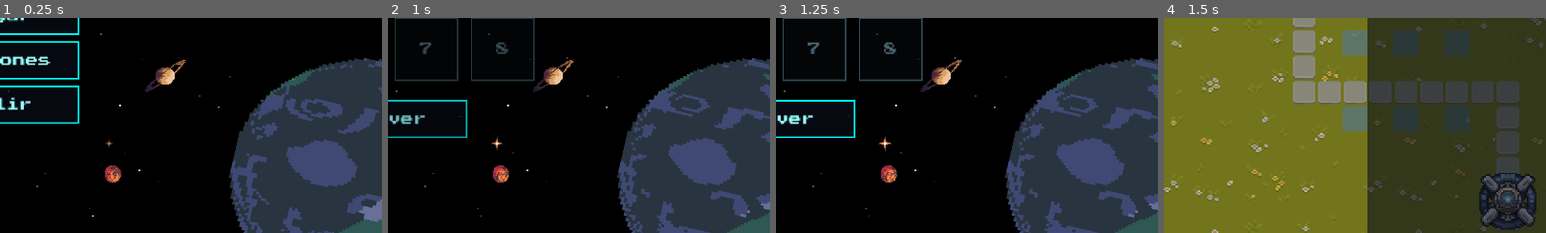
Above: before the commit, frames 1-4 (left to right).
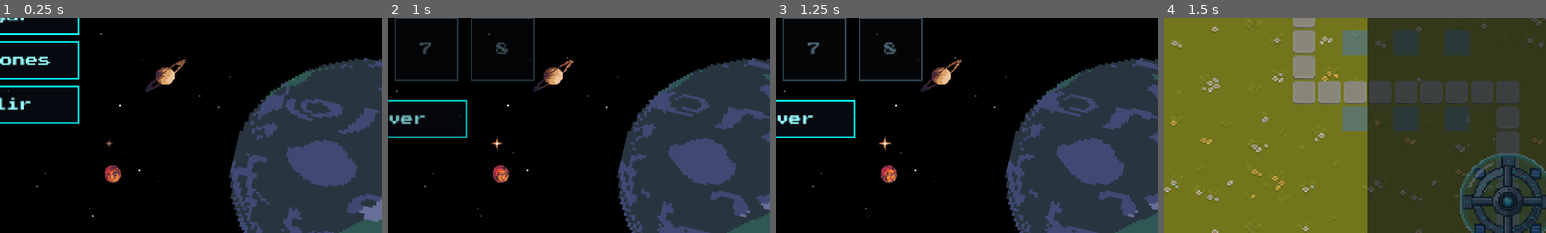
Above: after the commit, the same moments.

Repository: D4MC04/proyecto_dam2b
Game: Godot game, scene res://scenes/MainMenu.tscn
Two runs of this game, one before a commit and one after it. Both use one fixed random seed, a clock stepped at 60 frames per second and the inputs below.
Inputs:
- Up to frame 1 (0.25 s): no input
- Up to frame 2 (1 s): click "Jugar" at 0.5 s
- Up to frame 3 (1.25 s): no input
- Up to frame 4 (1.5 s): click "1" at 1.25 s
The pictures show only the part of the screen within x 50-100%, y 50-100%; the shares and areas given below are measured in that part.

Frames 1-3 are identical in both runs. In frame 4, 4.8% of the frame differs, in the area x 77-100%, y 62-100%.

Commit message:
Pone la estación con escudo en los mapas de main
Co-Authored-By: Claude Opus 5.5 <noreply@anthropic.com>

Diff:
--- a/scenes/maps/Map1.tscn
+++ b/scenes/maps/Map1.tscn
@@ -3,7 +3,7 @@
 [ext_resource type="Script" uid="uid://cm121ykhp0hl0" path="res://scripts/Map.gd" id="1_4oiqb"]
 [ext_resource type="TileSet" uid="uid://du11y2104lqxj" path="res://resources/tile_sets/tileset.tres" id="2_1lhmh"]
 [ext_resource type="TileSet" uid="uid://bxqhxqo4qdtij" path="res://assets/tile_sets/logic_tileset.tres" id="3_80220"]
-[ext_resource type="Texture2D" uid="uid://cj51ia6vifxbt" path="res://assets/sprites/base/space_station.png" id="4_1lhmh"]
+[ext_resource type="PackedScene" path="res://scenes/SpaceStation.tscn" id="4_1lhmh"]
 
 [sub_resource type="Curve2D" id="Curve2D_o7r77"]
 _data = {
@@ -28,6 +28,5 @@
 [node name="Path2D" type="Path2D" parent="Paths" unique_id=1996186307]
 curve = SubResource("Curve2D_o7r77")
 
-[node name="SpaceStation" type="Sprite2D" parent="." unique_id=564975019]
+[node name="SpaceStation" parent="." unique_id=564975019 instance=ExtResource("4_1lhmh")]
 position = Vector2(456, 252)
-texture = ExtResource("4_1lhmh")
--- a/scenes/maps/Map2.tscn
+++ b/scenes/maps/Map2.tscn
@@ -3,7 +3,7 @@
 [ext_resource type="Script" uid="uid://cm121ykhp0hl0" path="res://scripts/Map.gd" id="1_0jhp6"]
 [ext_resource type="TileSet" uid="uid://du11y2104lqxj" path="res://resources/tile_sets/tileset.tres" id="2_mmi5e"]
 [ext_resource type="TileSet" uid="uid://bxqhxqo4qdtij" path="res://assets/tile_sets/logic_tileset.tres" id="3_7msvs"]
-[ext_resource type="Texture2D" uid="uid://cj51ia6vifxbt" path="res://assets/sprites/base/space_station.png" id="4_mmi5e"]
+[ext_resource type="PackedScene" path="res://scenes/SpaceStation.tscn" id="4_mmi5e"]
 
 [sub_resource type="Curve2D" id="Curve2D_o7r77"]
 _data = {
@@ -28,6 +28,5 @@
 [node name="Path2D" type="Path2D" parent="Paths" unique_id=1996186307]
 curve = SubResource("Curve2D_o7r77")
 
-[node name="SpaceStation" type="Sprite2D" parent="." unique_id=677178950]
+[node name="SpaceStation" parent="." unique_id=677178950 instance=ExtResource("4_mmi5e")]
 position = Vector2(456, 19)
-texture = ExtResource("4_mmi5e")
--- a/scenes/maps/Map3.tscn
+++ b/scenes/maps/Map3.tscn
@@ -3,7 +3,7 @@
 [ext_resource type="Script" uid="uid://cm121ykhp0hl0" path="res://scripts/Map.gd" id="1_wo1n0"]
 [ext_resource type="TileSet" uid="uid://du11y2104lqxj" path="res://resources/tile_sets/tileset.tres" id="2_t8hmn"]
 [ext_resource type="TileSet" uid="uid://bxqhxqo4qdtij" path="res://assets/tile_sets/logic_tileset.tres" id="3_oakra"]
-[ext_resource type="Texture2D" uid="uid://cj51ia6vifxbt" path="res://assets/sprites/base/space_station.png" id="4_t8hmn"]
+[ext_resource type="PackedScene" path="res://scenes/SpaceStation.tscn" id="4_t8hmn"]
 
 [sub_resource type="Curve2D" id="Curve2D_o7r77"]
 _data = {
@@ -28,6 +28,5 @@
 [node name="Path2D" type="Path2D" parent="Paths" unique_id=1996186307]
 curve = SubResource("Curve2D_o7r77")
 
-[node name="SpaceStation" type="Sprite2D" parent="Paths" unique_id=2076457852]
+[node name="SpaceStation" parent="." unique_id=2076457852 instance=ExtResource("4_t8hmn")]
 position = Vector2(19, 24)
-texture = ExtResource("4_t8hmn")
--- a/scenes/maps/Map4.tscn
+++ b/scenes/maps/Map4.tscn
@@ -3,7 +3,7 @@
 [ext_resource type="Script" uid="uid://cm121ykhp0hl0" path="res://scripts/Map.gd" id="1_aooda"]
 [ext_resource type="TileSet" uid="uid://du11y2104lqxj" path="res://resources/tile_sets/tileset.tres" id="2_is7fw"]
 [ext_resource type="TileSet" uid="uid://bxqhxqo4qdtij" path="res://assets/tile_sets/logic_tileset.tres" id="3_m04ee"]
-[ext_resource type="Texture2D" uid="uid://cj51ia6vifxbt" path="res://assets/sprites/base/space_station.png" id="4_is7fw"]
+[ext_resource type="PackedScene" path="res://scenes/SpaceStation.tscn" id="4_is7fw"]
 
 [sub_resource type="Curve2D" id="Curve2D_o7r77"]
 _data = {
@@ -37,6 +37,5 @@
 [node name="Path2D2" type="Path2D" parent="Paths" unique_id=415031522]
 curve = SubResource("Curve2D_is7fw")
 
-[node name="SpaceStation" type="Sprite2D" parent="Paths" unique_id=320233137]
+[node name="SpaceStation" parent="." unique_id=320233137 instance=ExtResource("4_is7fw")]
 position = Vector2(24, 253)
-texture = ExtResource("4_is7fw")
--- a/scenes/maps/Map5.tscn
+++ b/scenes/maps/Map5.tscn
@@ -3,7 +3,7 @@
 [ext_resource type="Script" uid="uid://cm121ykhp0hl0" path="res://scripts/Map.gd" id="1_tlydi"]
 [ext_resource type="TileSet" uid="uid://du11y2104lqxj" path="res://resources/tile_sets/tileset.tres" id="2_0hmiq"]
 [ext_resource type="TileSet" uid="uid://bxqhxqo4qdtij" path="res://assets/tile_sets/logic_tileset.tres" id="3_atr12"]
-[ext_resource type="Texture2D" uid="uid://cj51ia6vifxbt" path="res://assets/sprites/base/space_station.png" id="4_0hmiq"]
+[ext_resource type="PackedScene" path="res://scenes/SpaceStation.tscn" id="4_0hmiq"]
 
 [sub_resource type="Curve2D" id="Curve2D_o7r77"]
 _data = {
@@ -28,6 +28,5 @@
 [node name="Path2D" type="Path2D" parent="Paths" unique_id=1996186307]
 curve = SubResource("Curve2D_o7r77")
 
-[node name="SpaceStation" type="Sprite2D" parent="." unique_id=173099002]
+[node name="SpaceStation" parent="." unique_id=173099002 instance=ExtResource("4_0hmiq")]
 position = Vector2(240, 136)
-texture = ExtResource("4_0hmiq")
--- a/scenes/maps/Map6.tscn
+++ b/scenes/maps/Map6.tscn
@@ -3,7 +3,7 @@
 [ext_resource type="Script" uid="uid://cm121ykhp0hl0" path="res://scripts/Map.gd" id="1_0qdur"]
 [ext_resource type="TileSet" uid="uid://du11y2104lqxj" path="res://resources/tile_sets/tileset.tres" id="2_pqxra"]
 [ext_resource type="TileSet" uid="uid://bxqhxqo4qdtij" path="res://assets/tile_sets/logic_tileset.tres" id="3_h1wx4"]
-[ext_resource type="Texture2D" uid="uid://cj51ia6vifxbt" path="res://assets/sprites/base/space_station.png" id="4_pqxra"]
+[ext_resource type="PackedScene" path="res://scenes/SpaceStation.tscn" id="4_pqxra"]
 
 [sub_resource type="Curve2D" id="Curve2D_o7r77"]
 _data = {
@@ -55,6 +55,5 @@
 [node name="Path2D4" type="Path2D" parent="Paths" unique_id=1032392354]
 curve = SubResource("Curve2D_ilvrw")
 
-[node name="SpaceStation" type="Sprite2D" parent="." unique_id=1513021349]
+[node name="SpaceStation" parent="." unique_id=1513021349 instance=ExtResource("4_pqxra")]
 position = Vector2(460, 136)
-texture = ExtResource("4_pqxra")
